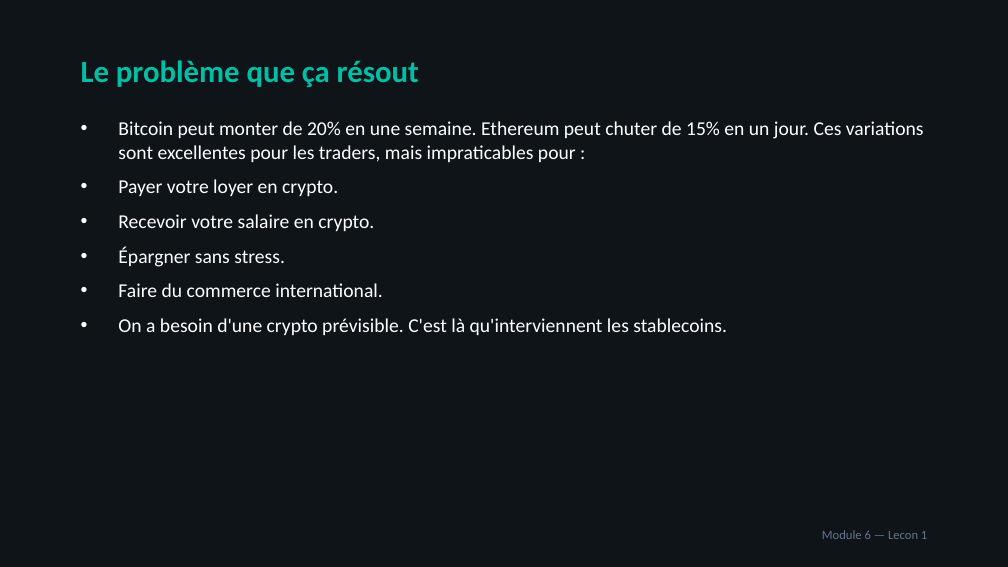
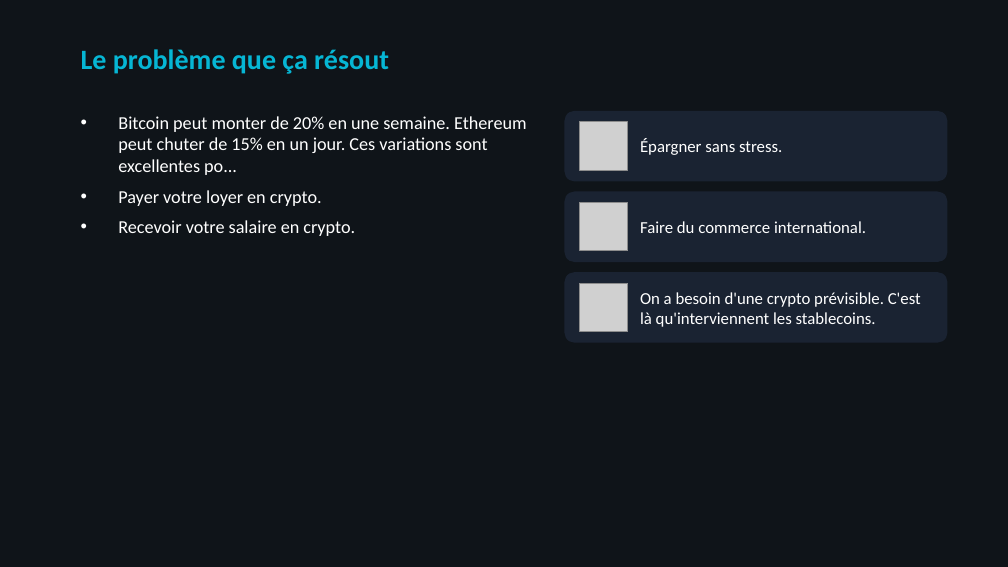
Before and after one commit to ooble27/acheter-tether-avec-terex, a slide deck: slide 5 of public/course-materials/pptx/Module-06-Les-stablecoins-USDT-pourquoi-cest-utile.pptx. Drawn at 1008x567 pixels with LibreOffice and Linux fonts; fonts in the diff are those of the drawing; grey boxes stand for pictures. Boxes give left, top, right and bottom in pixels: in the first picture for what was removed or moved away, otherwise in the second. Text is boxed around its words. In the diff, an @@ line names an element or a change of style, - is before the commit and + after.

```diff
--- a/public/course-materials/pptx/Module-06-Les-stablecoins-USDT-pourquoi-cest-utile.pptx
+++ b/public/course-materials/pptx/Module-06-Les-stablecoins-USDT-pourquoi-cest-utile.pptx
@@ text "Le problème que ça résout": place and size @@
-text "Le problème que ça résout" at [81, 60, 419, 87]
+text "Le problème que ça résout" at [81, 49, 389, 74]
@@ text "Le problème que ça résout" at [81, 49, 389, 74]: size 22 to 20 pt, text colour #00BFA6 to #06B6D4 @@
@@ text at [118, 116, 527, 175]: text changed; size 14 to 13 pt @@
-• Bitcoin peut monter de 20% en une semaine. Ethereum peut chuter de 15% en un jour. Ces variations sont excellentes pour les traders, mais impraticables pour :
+• Bitcoin peut monter de 20% en une semaine. Ethereum peut chuter de 15% en un jour. Ces variations sont excellentes po...
@@ rounded rectangle added at [564, 111, 948, 181], fill #1A2332 @@
@@ picture added at [580, 122, 628, 170] @@
@@ text added at [640, 139, 782, 155], 12 pt, text #FFFFFF @@
+Épargner sans stress.
@@ text at [118, 190, 355, 236]: size 14 to 13 pt in "Payer votre loyer en crypto.", "Recevoir votre salaire en crypto."; less space between paragraphs @@
@@ rounded rectangle added at [564, 192, 948, 262], fill #1A2332 @@
@@ picture added at [580, 203, 628, 251] @@
@@ text added at [640, 221, 866, 233], 12 pt, text #FFFFFF @@
+Faire du commerce international.
@@ text at [118, 247, 727, 335]: paragraphs removed @@
-• Épargner sans stress.
-• Faire du commerce international.
-• On a besoin d'une crypto prévisible. C'est là qu'interviennent les stablecoins.
@@ rounded rectangle added at [564, 272, 948, 343], fill #1A2332 @@
@@ picture added at [580, 283, 628, 332] @@
@@ text added at [640, 292, 921, 327], 12 pt, text #FFFFFF @@
+On a besoin d'une crypto prévisible. C'est là qu'interviennent les stablecoins.
@@ text removed at [822, 530, 927, 539] @@
-Module 6 — Lecon 1
```
Also in this commit, not shown: 25 other slides changed, 23 other files.
